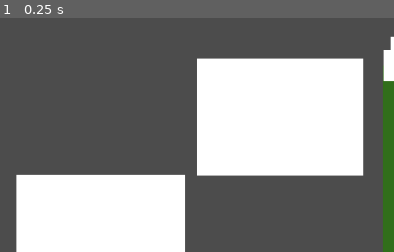
Above: before the commit, frame 1.
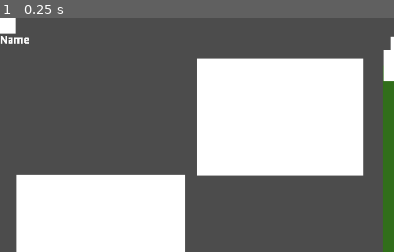
Above: after the commit, the same moment.

Repository: onsetsu/HPIGameJam
Game: Godot game, scene res://Scenes/Mensa.tscn
Same seed, same stepped clock (60 frames per second), same inputs: the game is played once before the commit and once after it. After the commit the project has no main scene; this scene is started directly in both runs.
Inputs:
- Up to frame 1 (0.25 s): no input
The pictures show only the part of the screen within x 0-50%, y 0-50%; the shares and areas given below are measured in that part.

The runs differ from the first frame. In frame 1, 0.4% of the frame differs, in the area x 0-8%, y 0-12%.

Commit message:
Dishes zu Mensa hinzugefügt, essen.txt geändert

Diff:
--- /dev/null
+++ b/Scenes/Dish.gd
@@ -0,0 +1,18 @@
+extends Node2D
+
+export var _name = ''
+export var _ingredients = []
+export var _number = 0
+
+func _init(name=null, ingredients = [], number = 0):
+	_name = name
+	_ingredients = ingredients
+	_number = number
+
+# Called when the node enters the scene tree for the first time.
+func _ready():
+	pass # Replace with function body.
+
+# Called every frame. 'delta' is the elapsed time since the previous frame.
+#func _process(delta):
+#	pass
--- a/Scenes/Dish.tscn
+++ b/Scenes/Dish.tscn
@@ -1,6 +1,9 @@
-[gd_scene format=2]
+[gd_scene load_steps=2 format=2]
+
+[ext_resource path="res://Scenes/Dish.gd" type="Script" id=1]
 
 [node name="Dish" type="Node2D"]
+script = ExtResource( 1 )
 
 [node name="ColorRect" type="ColorRect" parent="."]
 margin_left = -20.0
--- a/Scenes/Mensa.tscn
+++ b/Scenes/Mensa.tscn
@@ -1,6 +1,7 @@
-[gd_scene load_steps=2 format=2]
+[gd_scene load_steps=3 format=2]
 
 [ext_resource path="res://Scenes/Queue.tscn" type="PackedScene" id=1]
+[ext_resource path="res://Scenes/Dish.tscn" type="PackedScene" id=2]
 
 [node name="Mensa" type="Node2D"]
 
@@ -33,3 +34,118 @@
 
 [node name="Queue" parent="." instance=ExtResource( 1 )]
 position = Vector2( 509.695, 59.8339 )
+
+[node name="Tofugulasch" parent="." instance=ExtResource( 2 )]
+_name = "Tofugulasch mit Paprikastreifen, dazu Nudeln"
+_ingredients = [ "Gluten", "Soja" ]
+_number = 1
+
+[node name="Wurstgulasch" parent="." instance=ExtResource( 2 )]
+_name = "Wurstgulasch mit Paprikastreifen, dazu Nudeln"
+_ingredients = [ "Gluten", "Soja", "Schweinefleisch" ]
+_number = 1
+
+[node name="Hähnchengeschnetzeltes" parent="." instance=ExtResource( 2 )]
+_name = "Hähnchengeschnetzeltes Züricher Art, dazu junge Erbsen und Röstiecken"
+_ingredients = [ "Milch", "Geflügel", "Alkohol" ]
+_number = 2
+
+[node name="Matjesfilets" parent="." instance=ExtResource( 2 )]
+_name = "Matjesfilets mit Dillschmand, dazu Bratkartoffeln und Gurkensalat"
+_ingredients = [ "Fisch", "Schweinefleisch", "Milch" ]
+_number = 3
+
+[node name="Süßkartoffel-Curry" parent="." instance=ExtResource( 2 )]
+_name = "Süßkartoffel-Curry mit Kichererbsen und Blattspinat, dazu Basmatireis"
+_ingredients = [ "Knoblauch", "Curry", "Erdnüsse", "Soja" ]
+_number = 4
+
+[node name="Gemüseeintopf" parent="." instance=ExtResource( 2 )]
+_name = "Gemüseeintopf mit Kichererbsen, dazu Brot"
+_ingredients = [ "Gluten", "Knoblauch", "Pilze" ]
+_number = 1
+
+[node name="Topfwurst" parent="." instance=ExtResource( 2 )]
+_name = "Topfwurst mit buntem Sauerkraut und Salzkartoffeln"
+_ingredients = [ "Schweinefleisch", "Gluten" ]
+_number = 1
+
+[node name="Schweinenackenbraten" parent="." instance=ExtResource( 2 )]
+_name = "Schweinenackenbraten mit Rosenkohl und Semmelknödeln"
+_ingredients = [ "Schweinefleisch", "Rosenkohl", "Gluten", "Ei", "Milch" ]
+_number = 2
+
+[node name="Seelachs" parent="." instance=ExtResource( 2 )]
+_name = "Seelachs in Kräuter-Ei-Hülle auf Dänischer Senfsauce mit Tricolore-Gemüse und Kartoffelgratin"
+_ingredients = [ "Fisch", "Ei", "Senf", "Milch", "Gluten" ]
+_number = 3
+
+[node name="Kartoffel-Kürbiskernrösti" parent="." instance=ExtResource( 2 )]
+_name = "Kartoffel-Kürbiskernrösti mit Tomaten-Schnittlauchquark, dazu Blattsalatvariation"
+_ingredients = [ "Milch", "Ei", "Senf", "Gluten", "Soja" ]
+_number = 4
+
+[node name="Hefeklöße" parent="." instance=ExtResource( 2 )]
+_name = "Hefeklöße mit Waldbeeren oder Zimtpflaumen"
+_ingredients = [ "Ei", "Milch", "Gluten" ]
+_number = 1
+
+[node name="Hering" parent="." instance=ExtResource( 2 )]
+_name = "Hering nach Hausfrauen Art mit Salzkartoffeln und Gurkensalat"
+_ingredients = [ "Fisch", "Ei", "Milch", "Senf" ]
+_number = 2
+
+[node name="Schweinesteak" parent="." instance=ExtResource( 2 )]
+_name = "Schweinesteak mit zerlassener Thymianbutter und Peperonata, dazu Kartoffelgnocchi"
+_ingredients = [ "Schweinefleisch", "Milch", "Gluten", "Eier", "Pilze" ]
+_number = 3
+
+[node name="Gelbe Linsen" parent="." instance=ExtResource( 2 )]
+_name = "Gelbe Linsen mit Kokos-Curry und Bananen-Soja-Shake"
+_ingredients = [ "Soja", "Knoblauch", "Curry" ]
+_number = 4
+
+[node name="Spaghetti" parent="." instance=ExtResource( 2 )]
+_name = "Spaghetti mit Florentiner Sauce"
+_ingredients = [ "Knoblauch", "Gluten", "Soja" ]
+_number = 1
+
+[node name="Vegetarische Klopse" parent="." instance=ExtResource( 2 )]
+_name = "Vegetarische Klopse mit Möhrengemüse und Salzkartoffeln"
+_ingredients = [ "Ei", "Soja", "Gluten", "Pilze" ]
+_number = 2
+
+[node name="Königsberger Klopse" parent="." instance=ExtResource( 2 )]
+_name = "Königsberger Klopse mit Möhrengemüse und Langkornreis"
+_ingredients = [ "Schweinefleisch", "Rindfleisch", "Gluten", "Ei", "Senf", "Fisch" ]
+_number = 2
+
+[node name="Fangfrisches Fischfilet" parent="." instance=ExtResource( 2 )]
+_name = "Fangfrisches Fischfilet mit Orangen-Pfeffersauce und Fenchel-Tomaten-Gemüse, dazu Bandnudeln"
+_ingredients = [ "Fisch", "Gluten", "Milch", "Ei", "Alkohol" ]
+_number = 3
+
+[node name="Frühlingsrolle" parent="." instance=ExtResource( 2 )]
+_name = "Frühlingsrolle auf asiatischem Gemüse mit Mango-Chutney und scharfem Kokosreis"
+_ingredients = [ "Knoblauch", "Ei", "Soja", "Milch", "Gluten", "Senf" ]
+_number = 4
+
+[node name="Brühnudeln" parent="." instance=ExtResource( 2 )]
+_name = "Brühnudeln mit Wurzelgemüse und Sojawürfeln, dazu Brot"
+_ingredients = [ "Gluten", "Soja", "Pilze" ]
+_number = 1
+
+[node name="Hähnchenbruststreifen" parent="." instance=ExtResource( 2 )]
+_name = "Hähnchenbruststreifen in Honig-Senf-Sauce mit Mandel-Kartoffeln, dazu Salatmix mit Mandarinen-Joghurt-Dressing"
+_ingredients = [ "Senf", "Milch", "Erdnüsse", "Geflügel" ]
+_number = 2
+
+[node name="Gulasch" parent="." instance=ExtResource( 2 )]
+_name = "Gulasch mit Rosenkohl und Semmelknödeln oder Spätzle"
+_ingredients = [ "Schweinefleisch", "Rindfleisch", "Knoblauch", "Alkohol", "Gluten", "Ei", "Milch", "Rosenkohl" ]
+_number = 3
+
+[node name="Älpler Maggerone" parent="." instance=ExtResource( 2 )]
+_name = "Älpler Maggerone mit Appenzeller Käse (Rohmilchkäse)überbacken, dazu Apfelmus und Tessiner Mischsalat"
+_ingredients = [ "Milch", "Gluten" ]
+_number = 4
--- /dev/null
+++ b/gerichte.gd
@@ -0,0 +1,37 @@
+enum INGREDIENTS{
+Erdnuesse,
+Gluten,
+Rindfleisch,
+Schweinefleisch,
+Fisch,
+Milch,
+Gefluegel,
+Rosenkohl,
+Curry,
+Ei,
+Alkohol,
+Knoblauch,
+Pilze,
+Senf,
+Soja
+}
+
+class Meal:
+	var _name
+	var _ingredients
+	var _number
+
+	func _init(name=null, ingredients = [], number = 0):
+		_name = name
+		_ingredients = ingredients
+		_number = number
+
+# Called when the node enters the scene tree for the first time.
+func _ready():
+	var meals = []
+
+
+
+# Called every frame. 'delta' is the elapsed time since the previous frame.
+#func _process(delta):
+#	pass
--- a/project.godot
+++ b/project.godot
@@ -16,7 +16,6 @@
 [application]
 
 config/name="MensaSheepSimulator"
-run/main_scene="res://Scenes/Mensa.tscn"
 config/icon="res://icon.png"
 
 [rendering]
Not shown, changed: essen.txt
